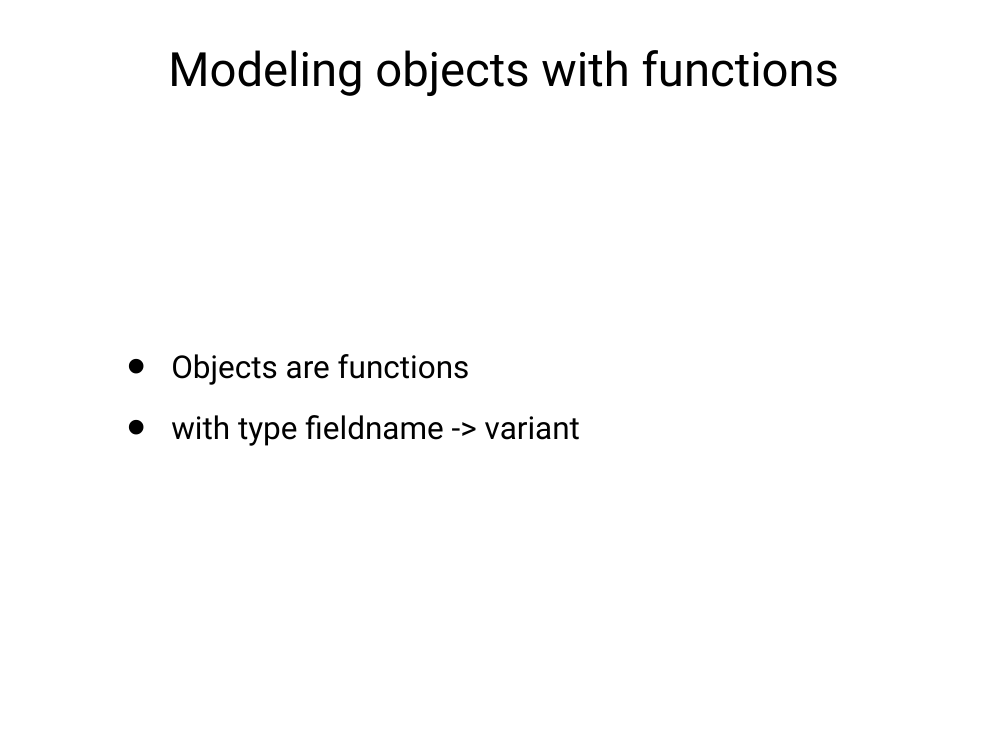
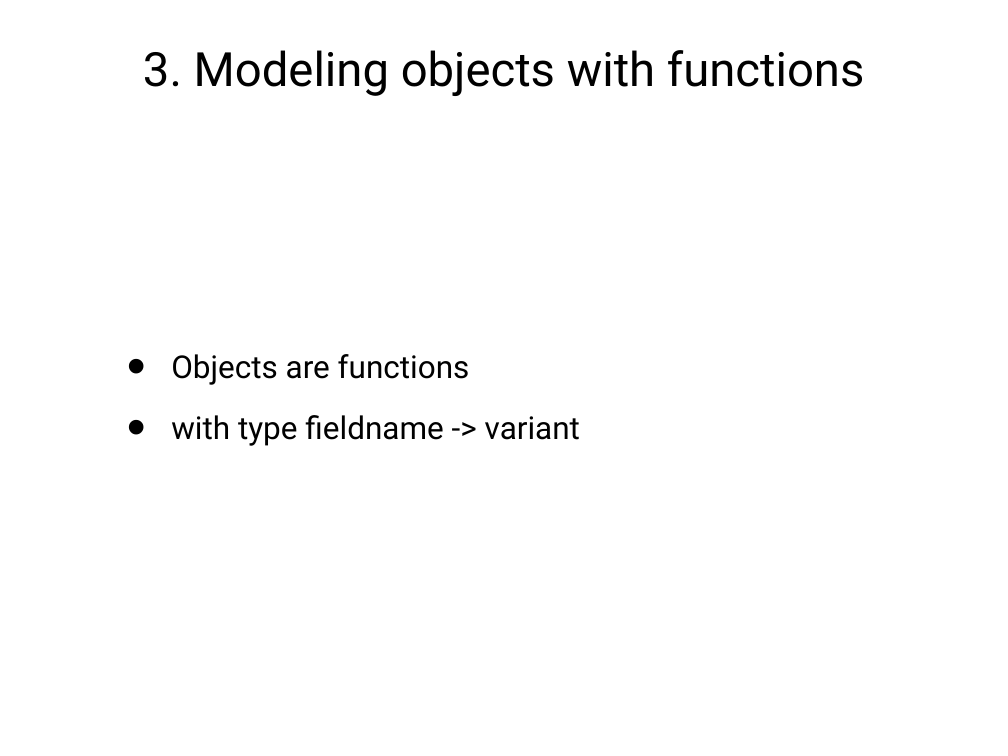
Before and after one commit to degoes-consulting/lambdaconf-2015, a slide deck: slide 14 of speakers/mcclure/IntroducingEmily0515_PPT.ppt (slide 13 before the commit). Drawn at 1008x756 pixels with LibreOffice and Linux fonts; fonts in the diff are those of the drawing. Boxes give left, top, right and bottom in pixels: in the first picture for what was removed or moved away, otherwise in the second. Text is boxed around its words. In the diff, an @@ line names an element or a change of style, - is before the commit and + after.

```diff
--- a/speakers/mcclure/IntroducingEmily0515_PPT.ppt
+++ b/speakers/mcclure/IntroducingEmily0515_PPT.ppt
@@ title at box(143, 50, 865, 96): text changed @@
-Modeling objects with functions
+3. Modeling objects with functions
```
Also in this commit, not shown: 13 other slides changed, 5 slides added, 2 other files.
